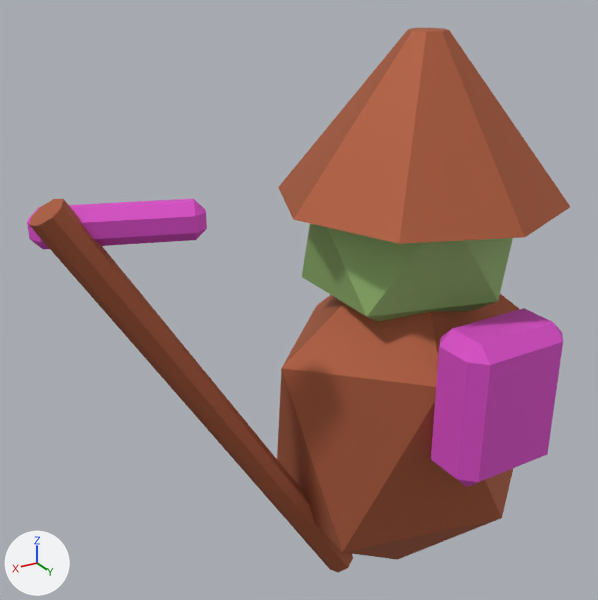
An edit to the glTF model assets/models/enemy_rift_sapper.glb, drawn before and after from the same camera.
Rendered twice from a camera (50 mm lens) standing at (1.099, 1.336, 1.465) and looking at (0.264, -0.055, 0.769). The lights are fixed; the arrows at lower left show +X, +Y and +Z. The first picture is the older version.

The first picture shows 'enemy_rift_sapper'.
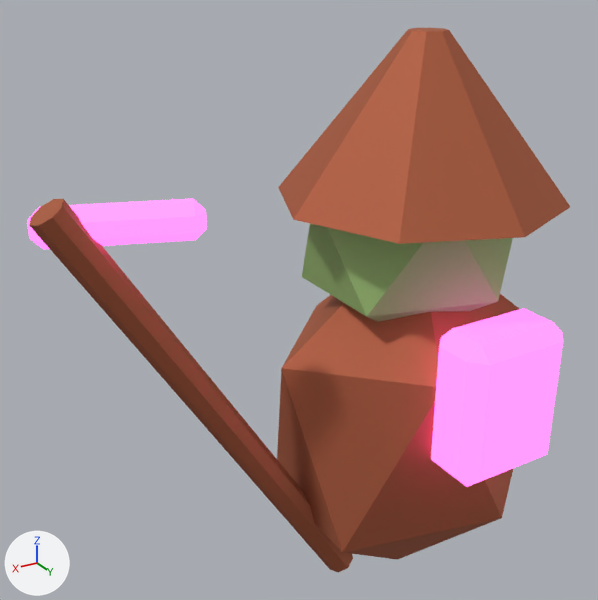
Boxes [x1, y1, x2, y2] around the edits, measured in the pictures (598 x 600 px):
'enemy_rift_sapper', recoloured, surface changed (lighter)
    both: [27, 199, 563, 505]

Edits to the bpy script that builds the scene:
```text
Change mat_sapper_crystal:
    add mat_sapper_crystal.emission_color = (1.0, 0.145, 0.834)  # pink #ff6aeb
    add mat_sapper_crystal.emission_strength = 2.068
```
